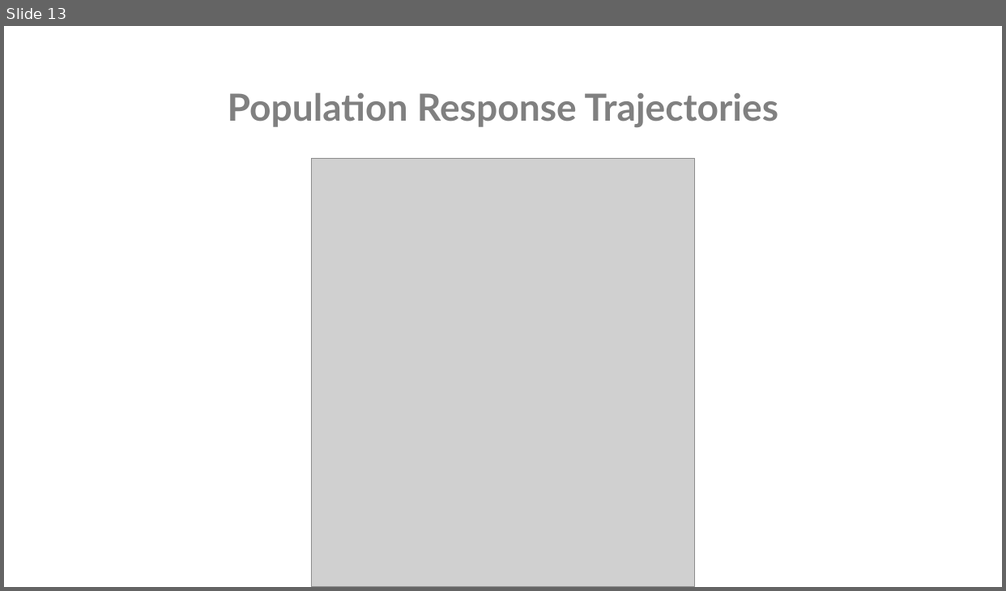
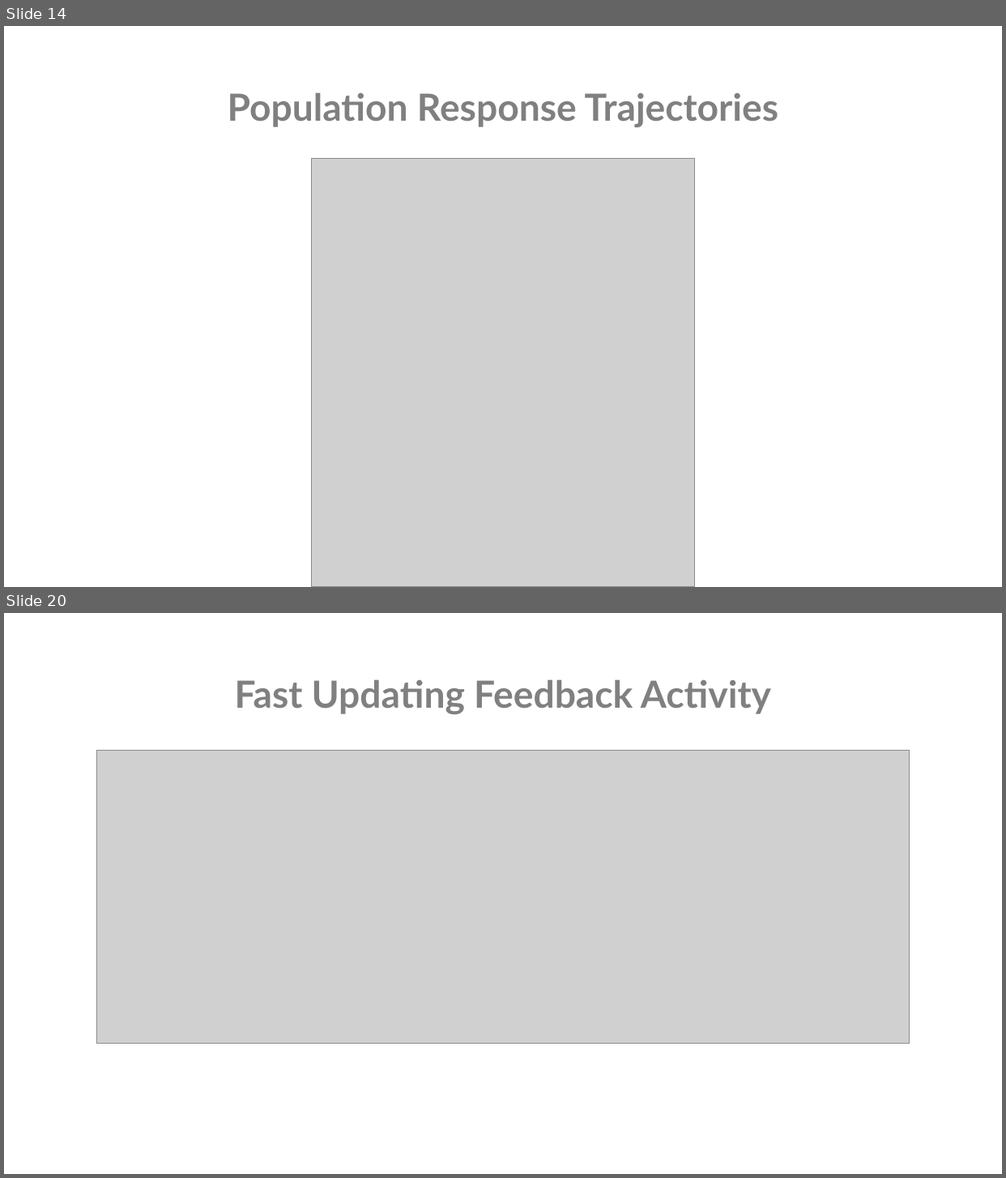
Before and after one commit to nghess/cnjc, a slide deck: multimodal_olfactory_feedback/hernandez_etal_2025.pptx. Shown one above the other, each under a label of ours: slide 13 before the commit, slides 14 and 20 after it; the slides between them are not shown. The pictures are 1006x591 and 1006x1178 pixels, drawn with LibreOffice and Linux fonts; fonts in the diff are those of the drawing; grey boxes stand for pictures. Boxes give left, top, right and bottom in pixels: in the first picture for what was removed or moved away, otherwise in the second. Text is boxed around its words. In the diff, an @@ line names an element or a change of style, - is before the commit and + after.

```diff
--- a/multimodal_olfactory_feedback/hernandez_etal_2025.pptx
+++ b/multimodal_olfactory_feedback/hernandez_etal_2025.pptx
@@ slide 20 added at <box>4,613,1002,1174</box>, background #FFFFFF @@
@@ title added at <box>235,679,771,714</box>, 36 pt, text #808080, bold @@
+Fast Updating Feedback Activity
@@ picture added at <box>96,751,910,1044</box> @@
@@ what was slide 13 is now slide 14 @@
```
Also in this commit, not shown: 3 slides changed, 10 other slides added, 3 slides removed, 8 other files.
